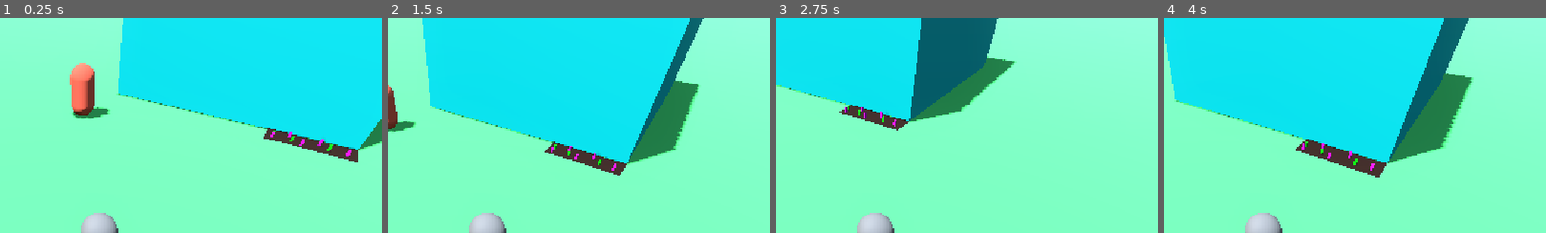
Above: before the commit, frames 1-4 (left to right).
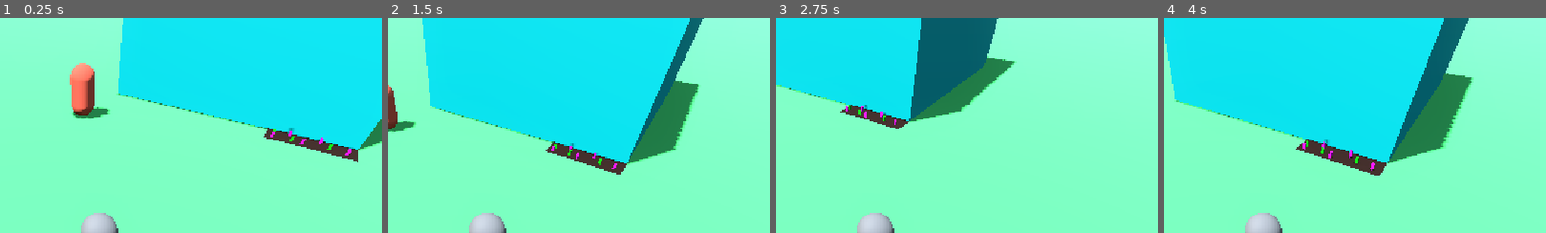
Above: after the commit, the same moments.

Repository: djsharkey/get-off-my-lawn
Game: Godot game, scene res://world.tscn
Two runs of this game, one before a commit and one after it. Both use one fixed random seed, a clock stepped at 60 frames per second and the inputs below.
Inputs:
- Up to frame 1 (0.25 s): no input
- Up to frame 2 (1.5 s): tap Enter at 0.5 s; hold D (right) 0.53-1.28 s; tap Space (jump) at 0.77 s; hold S (down) from 1.28 s (still down)
- Up to frame 3 (2.75 s): tap Space (jump) at 1.52 s; release S (down) at 2.03 s; hold D (right) from 2.03 s (still down)
- Up to frame 4 (4 s): release D (right) at 2.78 s; hold W (up) 2.78-3.53 s; tap Space (jump) at 3.02, 3.77 s; hold A (left) from 3.53 s (still down)
The pictures show only the part of the screen within x 39-89%, y 0-50%; the shares and areas given below are measured in that part.

The runs differ from the first frame. In frame 1, 0.2% of the frame differs, in the area x 69-94%, y 51-68%; in frame 2, 0.2%; in frame 3, 0.2%; in frame 4, 0.3%, in the area x 34-57%, y 56-75%.

Commit message:
flower bed node now node3D

Diff:
--- a/world.tscn
+++ b/world.tscn
@@ -154,10 +154,11 @@
 transform = Transform3D(1, 0, 0, 0, -4.371139e-08, -1, 0, 1, -4.371139e-08, 0, 0, -32)
 shape = SubResource("WorldBoundaryShape3D_ti2nx")
 
-[node name="FlowerBed" type="Node" parent="." unique_id=1245570133]
+[node name="FlowerBed" type="Node3D" parent="." unique_id=1988508208]
+transform = Transform3D(1, 0, 0, 0, 1, 0, 0, 0, 1, -3.5, 0, -16.4)
 
 [node name="Dirt" type="Node3D" parent="FlowerBed" unique_id=418058126]
-transform = Transform3D(1, 0, 0, 0, 1, 0, 0, 0, 1, -3.507, 0, -16.473)
+transform = Transform3D(1, 0, 0, 0, 1, 0, 0, 0, 1, -0.007, 0, 0)
 
 [node name="Terrain" type="MeshInstance3D" parent="FlowerBed/Dirt" unique_id=664204197]
 material_override = SubResource("ShaderMaterial_aqk2v")
